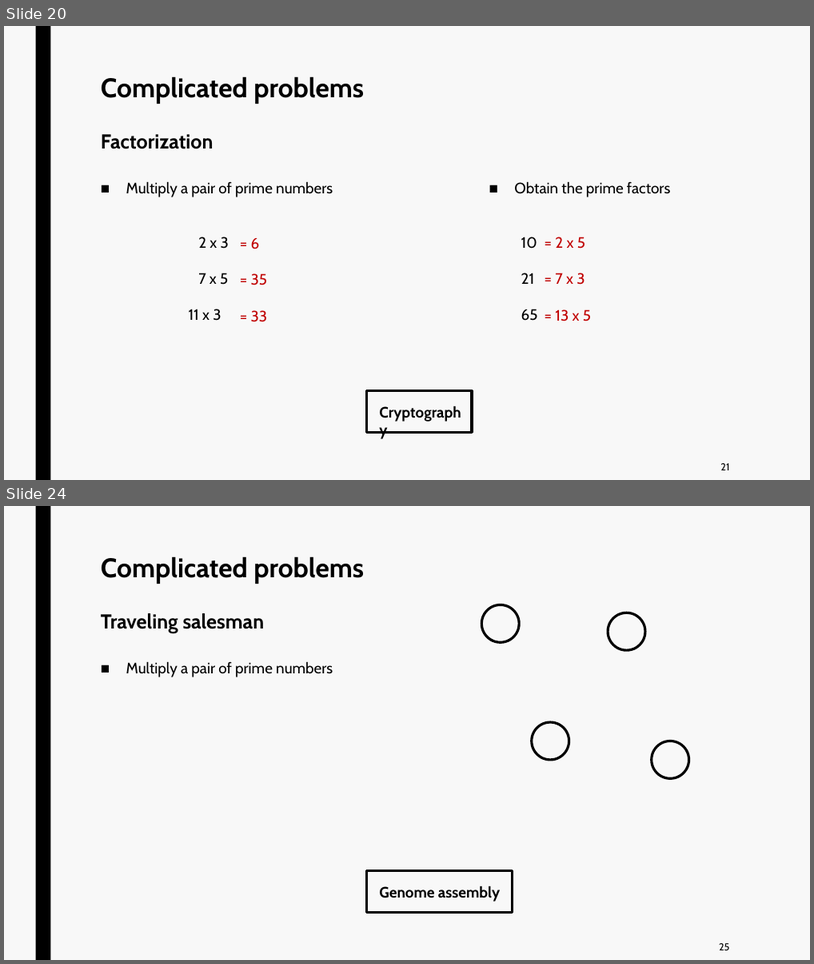
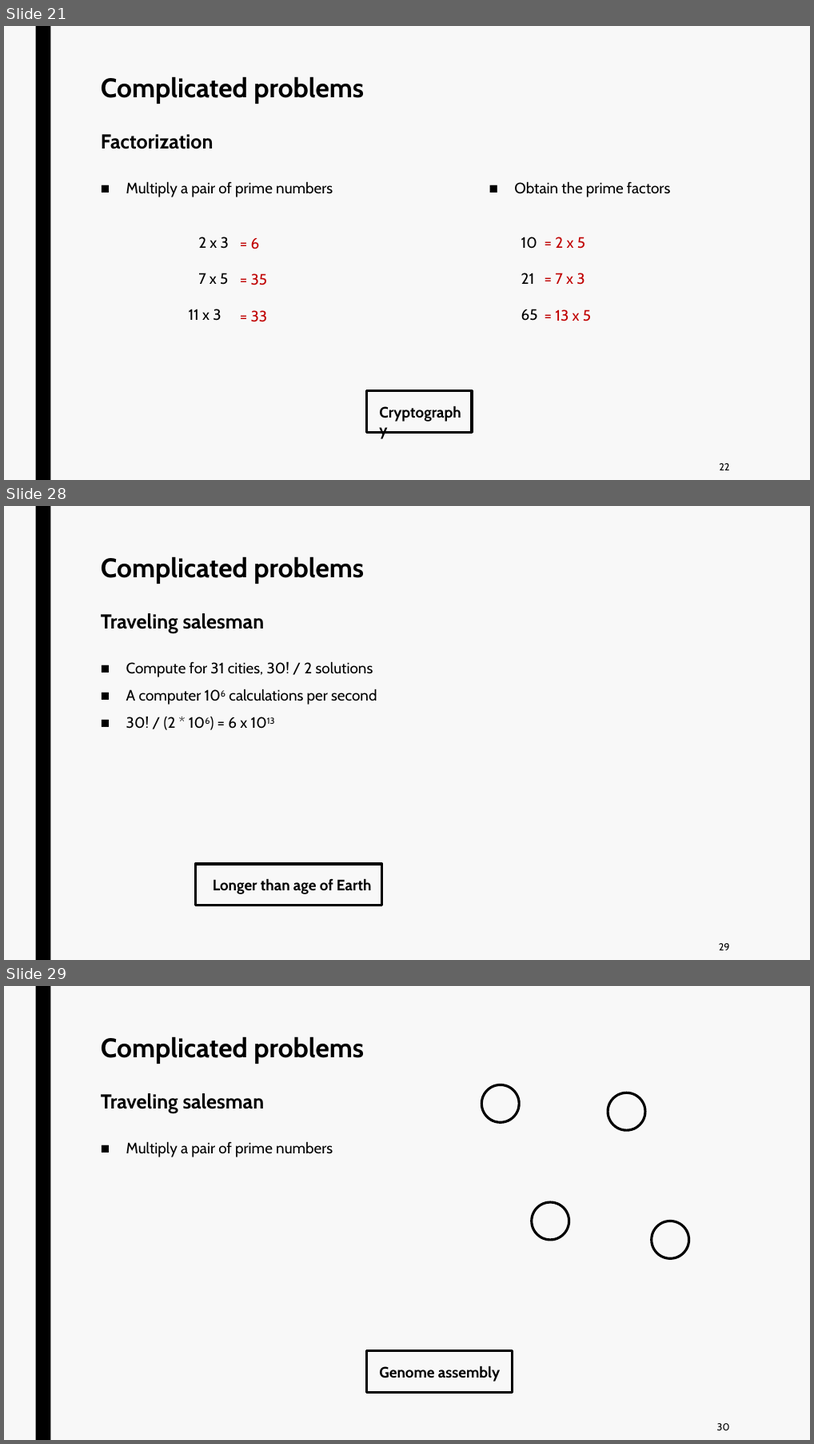
Before and after one commit to jurtasun/presentations, a slide deck: 202306_LMS_Complexity/202306_LMS_Complexity.ppt. Shown one above the other, each under a label of ours: slides 20 and 24 before the commit, slides 21, 28 and 29 after it; the slides between them are not shown. The pictures are 814x964 and 814x1444 pixels, drawn with LibreOffice and Linux fonts; fonts in the diff are those of the drawing. Boxes give left, top, right and bottom in pixels: in the first picture for what was removed or moved away, otherwise in the second. Text is boxed around its words. In the diff, an @@ line names an element or a change of style, - is before the commit and + after.

```diff
--- a/202306_LMS_Complexity/202306_LMS_Complexity.ppt
+++ b/202306_LMS_Complexity/202306_LMS_Complexity.ppt
@@ slide 28 added at <box>4,506,810,960</box>, background #F8F8F8; not listed: 1 template element that a slide beside it also shows @@
@@ title added at <box>101,556,364,633</box>, 32 pt, text #000000, bold @@
+Complicated problems
+Traveling salesman
@@ text added at <box>126,661,377,730</box>, 18 pt, text #000000 @@
+■ Compute for 31 cities, 30! / 2 solutions
+■ A computer 106 calculations per second
+■ 30! / (2 * 106) = 6 x 1013
@@ rectangle added at <box>195,864,382,904</box>, outline #000000 3 pt @@
@@ text added at <box>213,878,371,894</box>, 18 pt, text #000000, bold @@
+Longer than age of Earth
@@ page number added at <box>719,943,730,950</box>, 12 pt, text #000000 @@
+29
@@ what was slide 20 is now slide 21 @@
@@ page number at <box>719,463,730,470</box>: text changed @@
-21
+22
@@ what was slide 24 is now slide 29 @@
@@ page number at <box>718,1423,730,1430</box>: text changed @@
-25
+30
```
Also in this commit, not shown: 2 slides changed, 7 other slides added, 3 slides removed.
